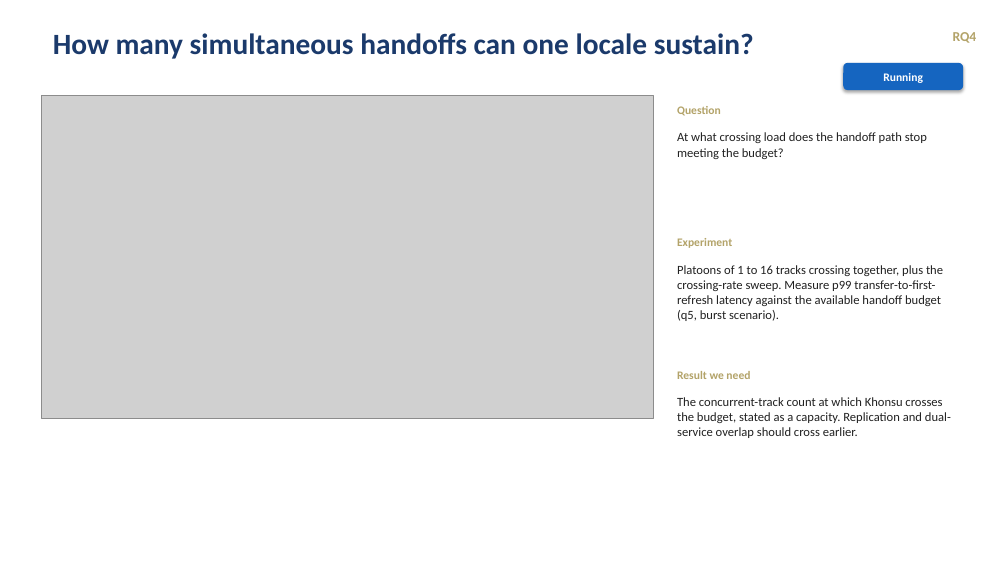
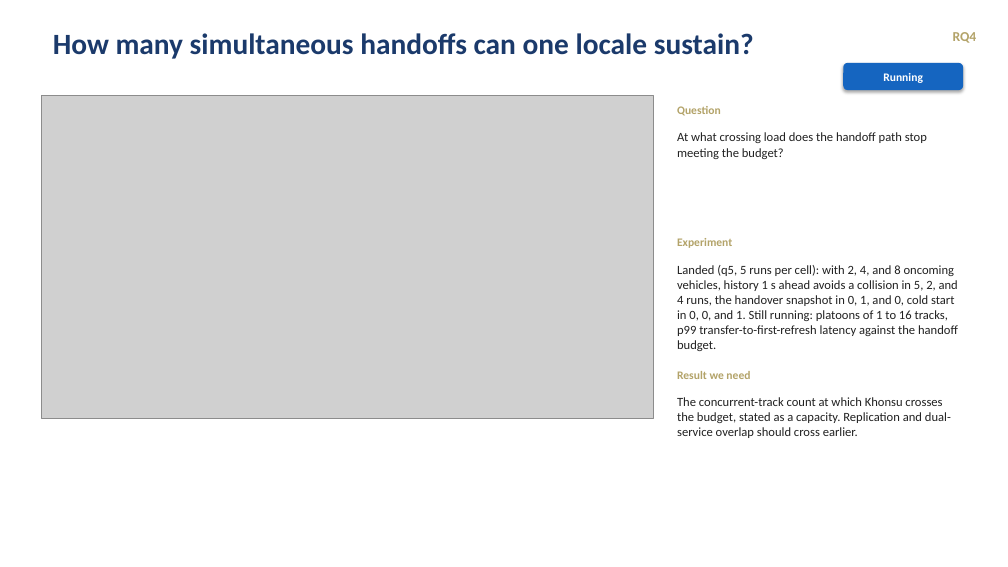
Before and after one commit to tlandle/eCAV, a slide deck: slide 16 of docs/kb/decks/khonsu_story_2026-09-04.pptx. Drawn at 1008x567 pixels with LibreOffice and Linux fonts; fonts in the diff are those of the drawing; grey boxes stand for pictures. Boxes give left, top, right and bottom in pixels: in the first picture for what was removed or moved away, otherwise in the second. Text is boxed around its words. In the diff, an @@ line names an element or a change of style, - is before the commit and + after.

```diff
--- a/docs/kb/decks/khonsu_story_2026-09-04.pptx
+++ b/docs/kb/decks/khonsu_story_2026-09-04.pptx
@@ text at [677, 265, 958, 351]: text changed @@
-Platoons of 1 to 16 tracks crossing together, plus the crossing-rate sweep. Measure p99 transfer-to-first-refresh latency against the available handoff budget (q5, burst scenario).
+Landed (q5, 5 runs per cell): with 2, 4, and 8 oncoming vehicles, history 1 s ahead avoids a collision in 5, 2, and 4 runs, the handover snapshot in 0, 1, and 0, cold start in 0, 0, and 1. Still running: platoons of 1 to 16 tracks, p99 transfer-to-first-refresh latency against the handoff budget.
```
Also in this commit, not shown: 1 other slide changed, 1 other file.
